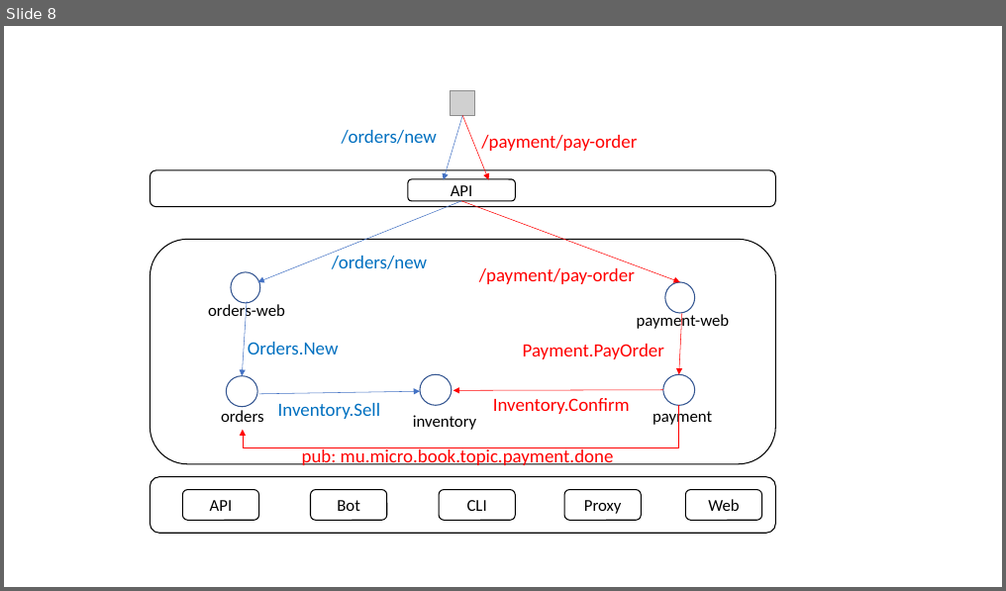
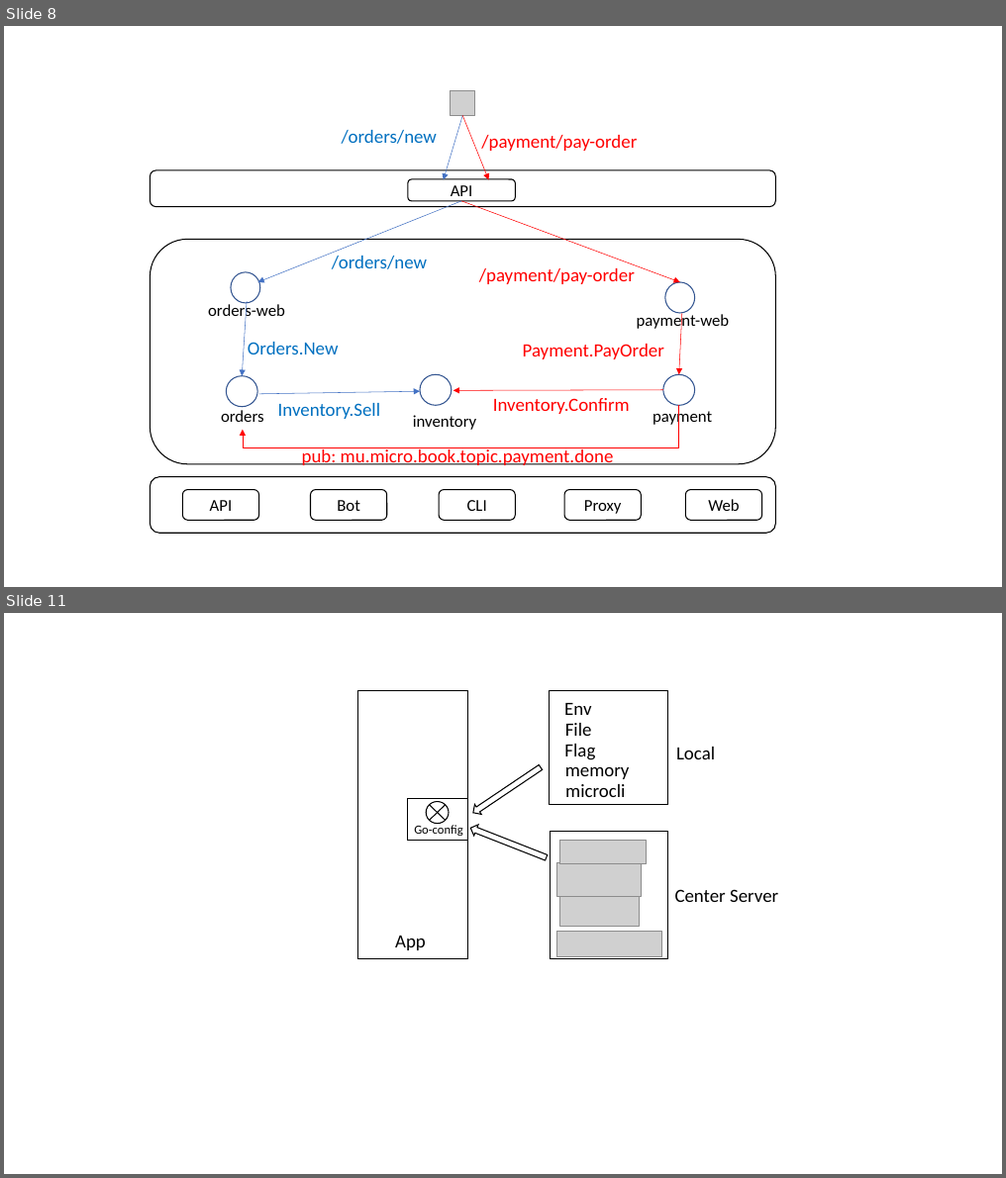
Before and after one commit to printfcoder/stack-rpc-tutorials, a slide deck: microservice-in-micro/docs/design.pptx. Shown one above the other, each under a label of ours: slide 8 before the commit, slides 8 and 11 after it; the slides between them are not shown. The pictures are 1006x591 and 1006x1178 pixels, drawn with LibreOffice and Linux fonts; fonts in the diff are those of the drawing; grey boxes stand for pictures. Boxes give left, top, right and bottom in pixels: in the first picture for what was removed or moved away, otherwise in the second. Text is boxed around its words. In the diff, an @@ line names an element or a change of style, - is before the commit and + after.

```diff
--- a/microservice-in-micro/docs/design.pptx
+++ b/microservice-in-micro/docs/design.pptx
@@ slide 11 added at (x1=4, y1=613, x2=1002, y2=1174), background #FFFFFF @@
@@ rectangle added at (x1=358, y1=690, x2=468, y2=959), fill #FFFFFF, outline #000000 1 pt @@
@@ rectangle added at (x1=549, y1=690, x2=668, y2=804), fill #FFFFFF, outline #000000 1 pt @@
@@ text added at (x1=564, y1=703, x2=591, y2=715), 18 pt, text #000000 @@
+Env
@@ text added at (x1=565, y1=723, x2=592, y2=736), 18 pt, text #000000 @@
+File
@@ text added at (x1=564, y1=744, x2=595, y2=761), 18 pt, text #000000 @@
+Flag
@@ text added at (x1=676, y1=747, x2=715, y2=760), 18 pt, text #000000 @@
+Local
@@ right arrow added at (x1=469, y1=762, x2=544, y2=818), fill #FFFFFF, outline #000000 1 pt @@
@@ text added at (x1=565, y1=767, x2=630, y2=779), 18 pt, text #000000 @@
+memory
@@ text added at (x1=565, y1=784, x2=625, y2=797), 18 pt, text #000000 @@
+microcli
@@ rectangle added at (x1=408, y1=799, x2=467, y2=841), fill #FFFFFF, outline #000000 1 pt @@
@@ flow chart summing junction added at (x1=426, y1=802, x2=449, y2=823), fill #FFFFFF, outline #000000 1 pt @@
@@ text added at (x1=414, y1=823, x2=462, y2=836), 12 pt, text #000000 @@
+Go-config
@@ right arrow added at (x1=468, y1=822, x2=549, y2=863), fill #FFFFFF, outline #000000 1 pt @@
@@ rectangle added at (x1=549, y1=832, x2=667, y2=959), fill #FFFFFF, outline #000000 1 pt @@
@@ picture added at (x1=559, y1=841, x2=647, y2=864) @@
@@ picture added at (x1=557, y1=863, x2=642, y2=897) @@
@@ picture added at (x1=559, y1=897, x2=640, y2=926) @@
@@ text added at (x1=675, y1=889, x2=778, y2=902), 18 pt, text #000000 @@
+Center Server
@@ text added at (x1=395, y1=936, x2=426, y2=951), 18 pt, text #000000 @@
+App
@@ picture added at (x1=557, y1=931, x2=662, y2=957) @@
```
Also in this commit, not shown: 2 other slides added, 7 other files.
